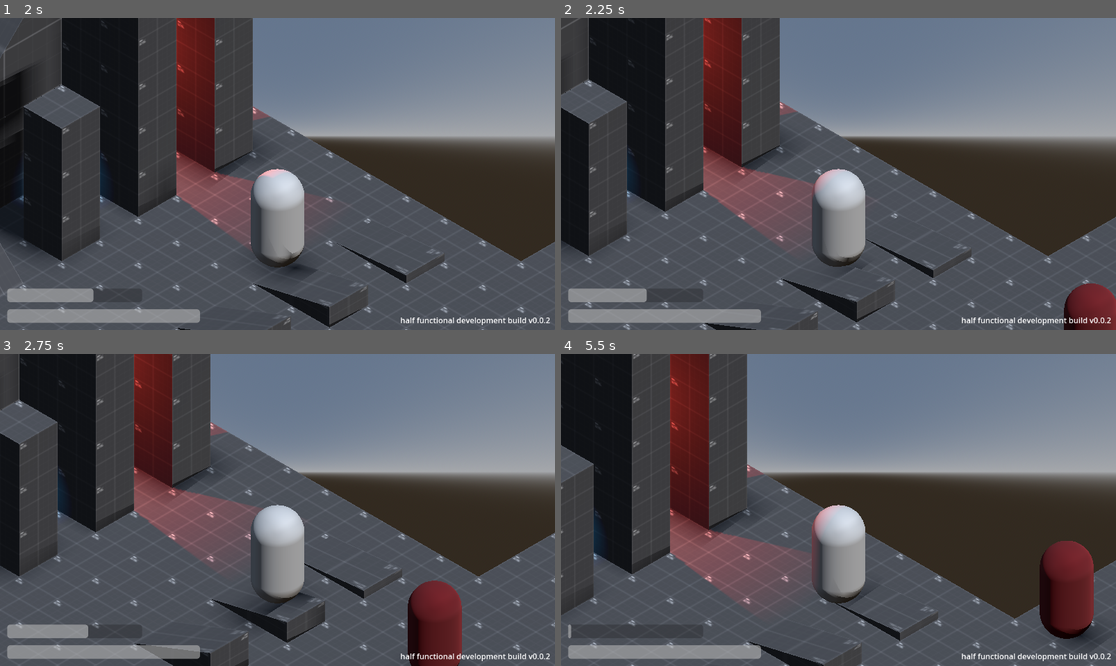
Above: before the commit, frames 1-4 (two rows, left to right).
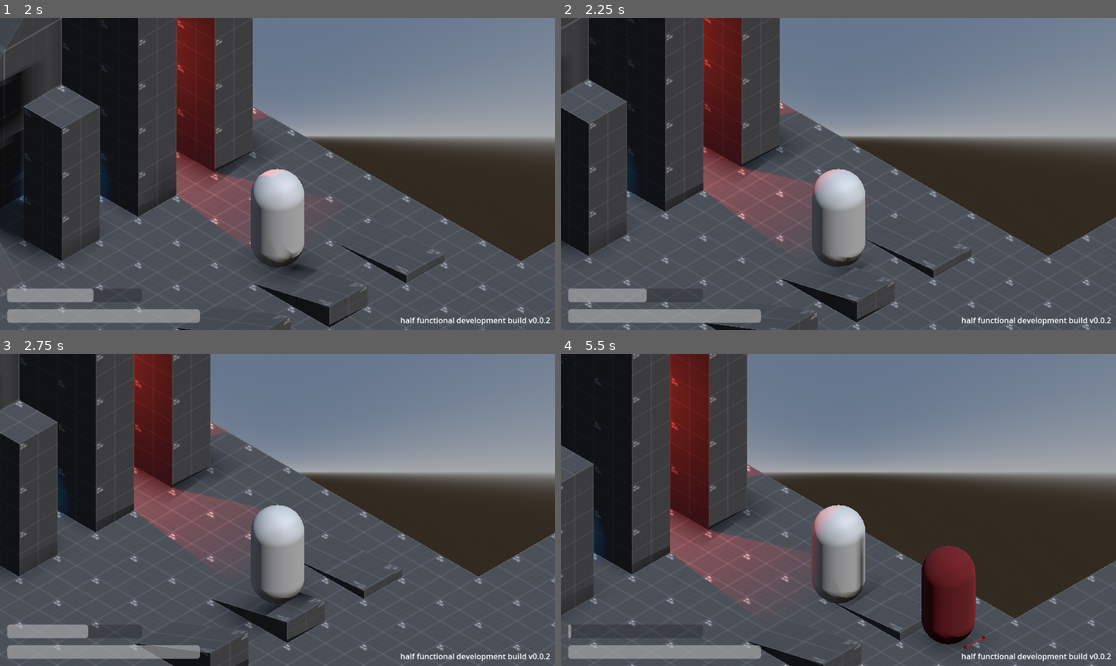
Above: after the commit, the same moments.

Repository: udu3324/cirtemosi
Game: Godot game, scene res://scenes/stage.tscn
The game is run twice, just before and just after one commit, with the same random seed, the same clock (stepped at 60 frames per second) and the same inputs.
Inputs:
- Up to frame 1 (2 s): click "play" at 0.5 s; tap Enter at 1.25 s; hold Right (ui_right) from 1.28 s (still down); hold Shift (sprint) from 1.28 s (still down)
- Up to frame 2 (2.25 s): release Right (ui_right) at 2.03 s; release Shift (sprint) at 2.03 s; hold Down (ui_down) from 2.03 s (still down); tap Shift (sprint) at 2.1 s
- Up to frame 3 (2.75 s): keep holding Down (ui_down)
- Up to frame 4 (5.5 s): release Down (ui_down) at 2.78 s; hold Right (ui_right) 2.78-3.53 s; hold Shift (sprint) 2.78-3.53 s; hold Up (ui_up) 3.53-4.28 s; tap Shift (sprint) at 3.6, 5.1 s; hold Shift (sprint) 4.28-5.03 s; hold Left (ui_left) from 4.28 s (still down)

Frame 1 is identical in both runs. In frame 2, 1.2% of the frame differs, in the area x 90-100%, y 85-100%; in frame 3, 2.4%; in frame 4, 5.7%, in the area x 53-97%, y 58-95%.

Commit message:
wip roaming logic for enemy

Diff:
--- a/entities/enemt.tscn
+++ b/entities/enemt.tscn
@@ -26,9 +26,13 @@
 path_max_distance = 10.01
 simplify_path = true
 avoidance_enabled = true
+debug_enabled = true
+debug_path_custom_color = Color(0.615096, 0, 0.112132, 1)
 
 [node name="MeshInstance3D" type="MeshInstance3D" parent="."]
 mesh = SubResource("CapsuleMesh_6fnh4")
 
 [node name="CollisionShape3D" type="CollisionShape3D" parent="."]
 shape = SubResource("ConvexPolygonShape3D_j0uy1")
+
+[connection signal="target_reached" from="NavigationAgent3D" to="." method="_on_navigation_agent_3d_target_reached"]
--- a/scripts/entities/enemy_test/enemt.gd
+++ b/scripts/entities/enemy_test/enemt.gd
@@ -1,6 +1,9 @@
 extends RigidBody3D
 
 @onready var agent = $NavigationAgent3D
+
+var target_reached = true
+var roaming = false
 
 func _ready() -> void:
 	pass
@@ -8,8 +11,17 @@
 func _process(delta: float) -> void:
 	pass
 
+# thank you bramwell!! https://www.youtube.com/watch?v=2W4JP48oZ8U
 func _integrate_forces(state: PhysicsDirectBodyState3D) -> void:
 	agent.set_target_position(Globals.player_pos)
+
+	# too far, start roaming
+	if agent.distance_to_target() > 5:
+		return
+
+	# too close, stop
+	if agent.distance_to_target() < 1.5 and !roaming:
+		return
 
 	var dir = (agent.get_next_path_position() - global_transform.origin).normalized()
 
@@ -25,9 +37,6 @@
 
 	var dir2 = dir.slide(slope_normal).normalized()
 
-	if agent.distance_to_target() < 1.5:
-		return
-
 	if state.linear_velocity.length() > 2:
 		state.linear_velocity = state.linear_velocity.normalized() * 3.5
 
@@ -38,3 +47,21 @@
 	if slope_angle > 0.0 and slope_angle < deg_to_rad(60):
 		var boost = (slope_angle / deg_to_rad(45)) * 5
 		apply_central_force(Vector3.UP * boost)
+
+
+func _on_navigation_agent_3d_target_reached() -> void:
+	# target_reached = true
+	roaming = false
+
+	print_debug("reached target!")
+
+	_generate_roam_point_target()
+
+func _generate_roam_point_target():
+	var random_pos := Vector3.ZERO
+	random_pos.x = randf_range(-5.0, 5.0)
+	random_pos.y = randf_range(-5.0, 5.0)
+
+	random_pos = random_pos + global_transform.origin
+
+	agent.set_target_position(random_pos)
Not shown: 1 places in scenes/menu/pause.tscn that only renumber resources
